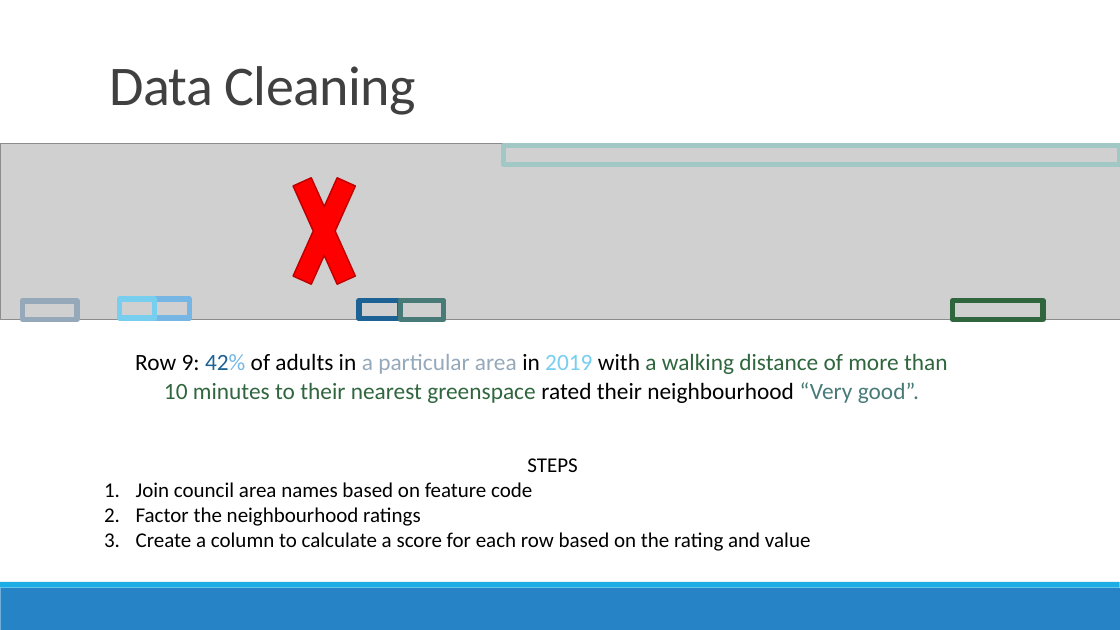
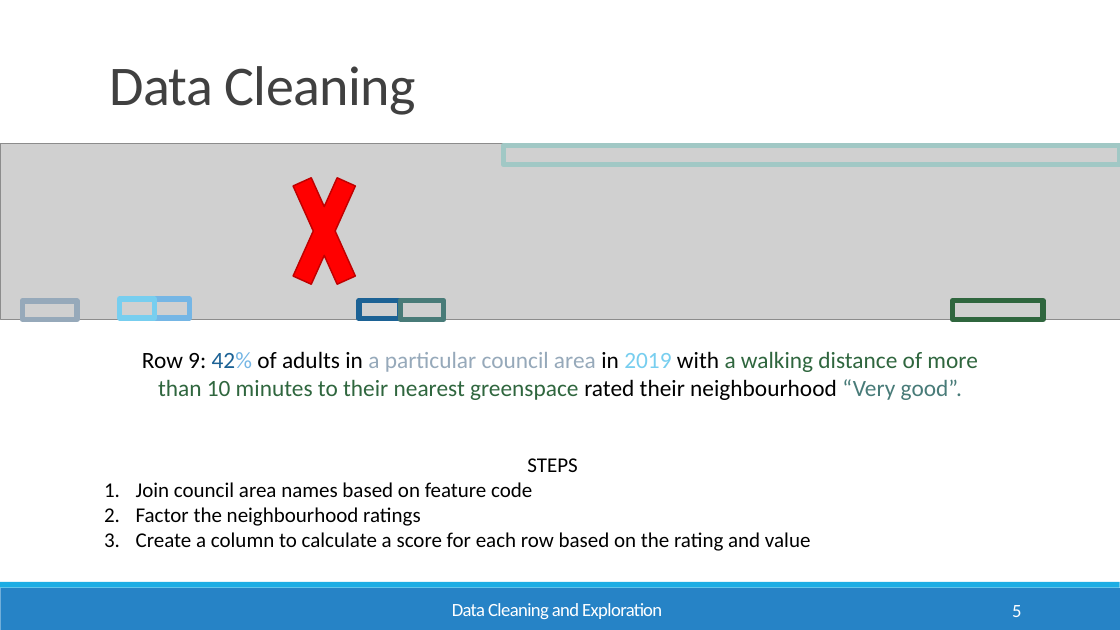
Before and after one commit to Emmz900/scottish_housing_project, a slide deck: slide 5 of presentation/Scottish Household Survey Analysis.pptx. Drawn at 1120x630 pixels with LibreOffice and Linux fonts; fonts in the diff are those of the drawing; grey boxes stand for pictures. Boxes give left, top, right and bottom in pixels: in the first picture for what was removed or moved away, otherwise in the second. Text is boxed around its words. In the diff, an @@ line names an element or a change of style, - is before the commit and + after.

```diff
--- a/presentation/Scottish Household Survey Analysis.pptx
+++ b/presentation/Scottish Household Survey Analysis.pptx
@@ text at bbox=[142, 351, 977, 400]: text changed @@
-Row 9: 42% of adults in a particular area in 2019 with a walking distance of more than 10 minutes to their nearest greenspace rated their neighbourhood “Very good”.
+Row 9: 42% of adults in a particular council area in 2019 with a walking distance of more than 10 minutes to their nearest greenspace rated their neighbourhood “Very good”.
@@ text added at bbox=[452, 603, 662, 619], 16 pt, text #FFFFFF @@
+Data Cleaning and Exploration
@@ page number added at bbox=[1012, 605, 1021, 617], 16 pt, text #FFFFFF @@
+5
```
Also in this commit, not shown: 5 other slides changed, 9 slides added, 5 slides removed, 4 other files.
